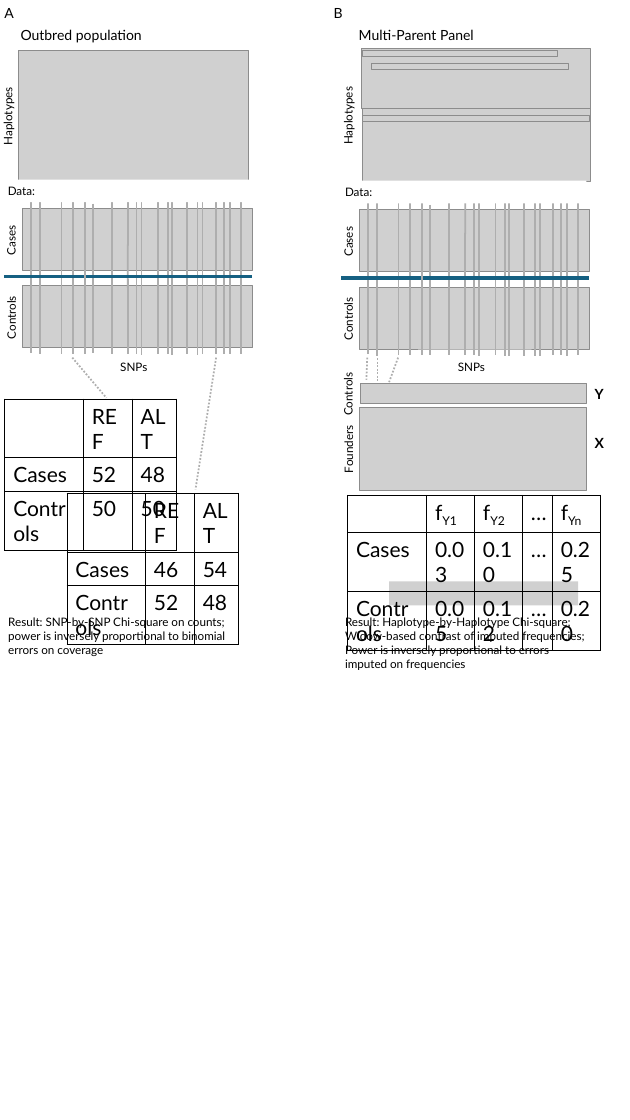
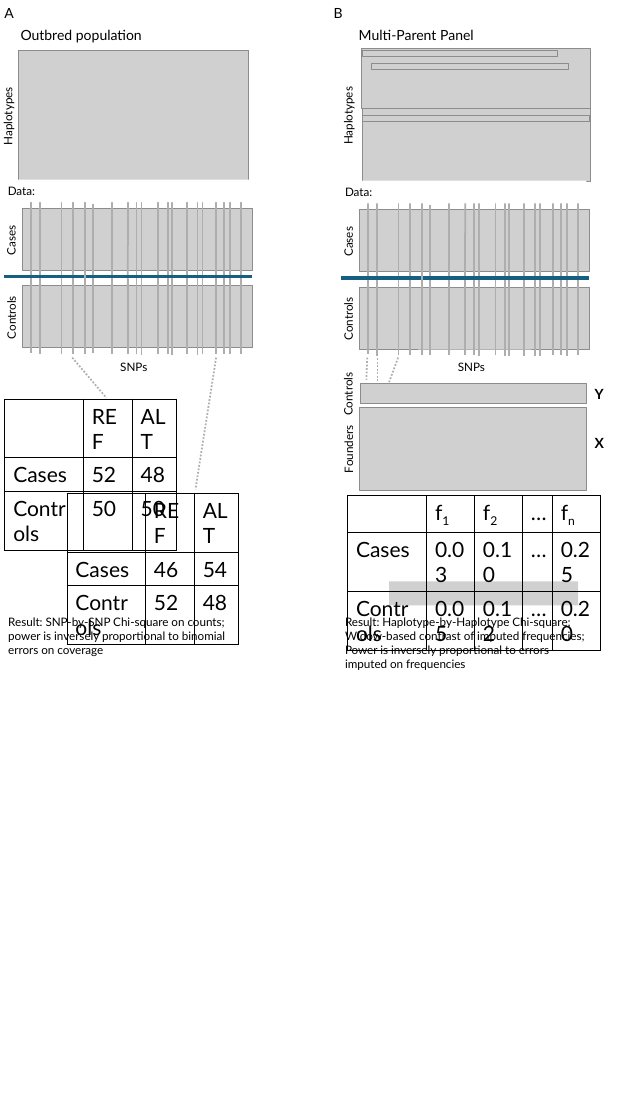
Before and after one commit to sruckman/short_read_review, a slide deck: slide 1 of Figure_3_parts/Figure_3.pptx. Drawn at 630x1120 pixels with LibreOffice and Linux fonts; fonts in the diff are those of the drawing; grey boxes stand for pictures. Boxes give left, top, right and bottom in pixels: in the first picture for what was removed or moved away, otherwise in the second. Text is boxed around its words. In the diff, an @@ line names an element or a change of style, - is before the commit and + after.

```diff
--- a/Figure_3_parts/Figure_3.pptx
+++ b/Figure_3_parts/Figure_3.pptx
@@ table at (x1=348, y1=496, x2=601, y2=624) @@
-row 1:  | fY1 | fY2 | … | fYn
+row 1:  | f1 | f2 | … | fn
```
Also in this commit, not shown: 2 other files.
